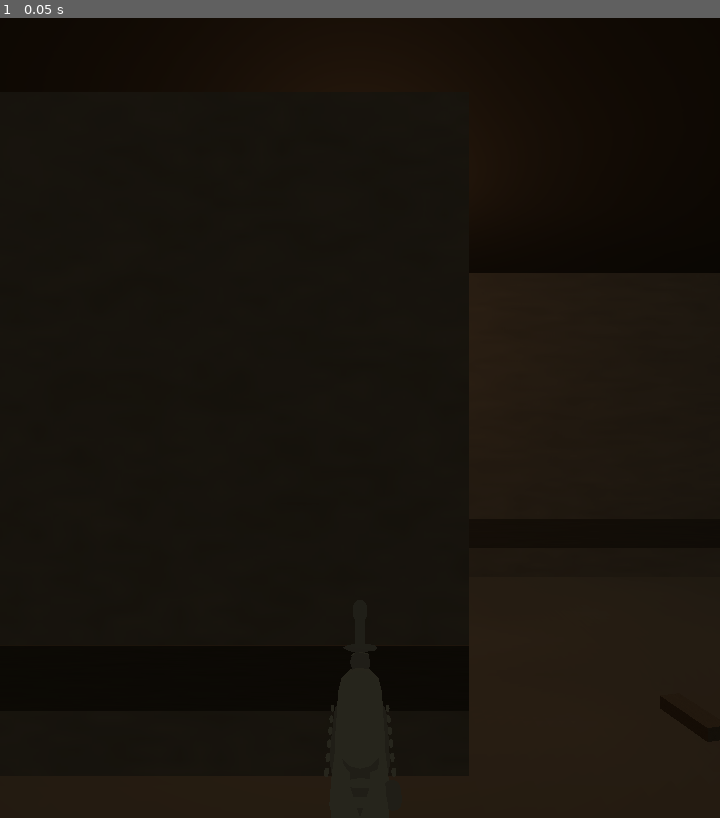
Above: before the commit, frame 1.
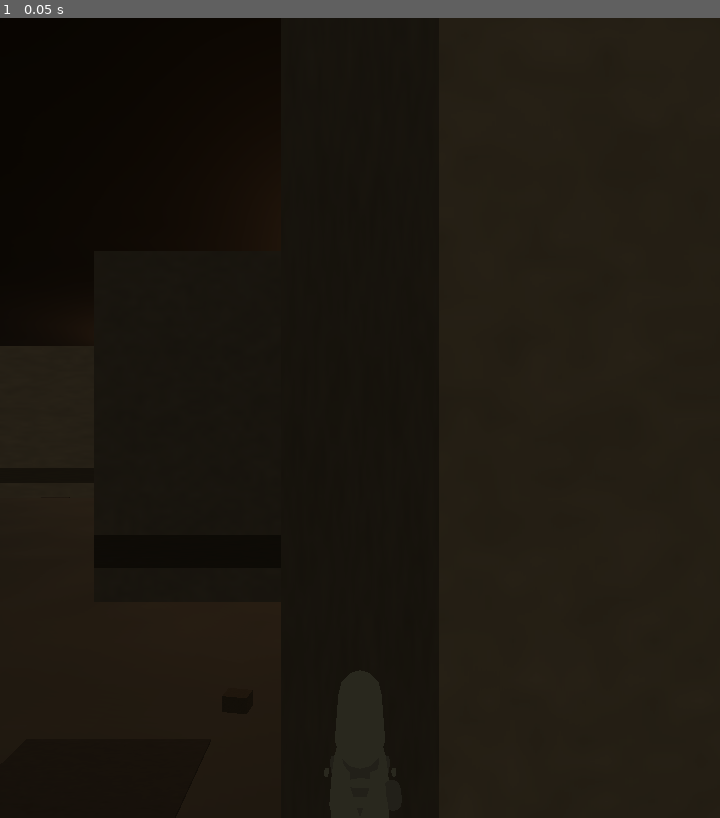
Above: after the commit, the same moment.

Repository: goldenroar1804-dev/Iron-veil
Game: Godot game, scene res://scenes/main.tscn
Two runs of this game, one before a commit and one after it. Both use one fixed random seed, a clock stepped at 60 frames per second and the inputs below.
Inputs:
- Up to frame 1 (0.05 s): no input

The runs differ from the first frame. In frame 1, 1.0% of the frame differs, in the area x 18-100%, y 11-87%.

Commit message:
Shrink Paint Thinner CQB map

Diff:
--- a/scripts/paint_thinner_map.gd
+++ b/scripts/paint_thinner_map.gd
@@ -6,13 +6,19 @@
 const T := 0.22
 var game_detail_texture: Texture2D
 
+const MAP_HORIZONTAL_SCALE := 0.68
+
 func build_map(game: Node3D) -> void:
     game_detail_texture = game.get("detail_texture") as Texture2D
-    _environment(game)
-    _shell(game)
-    _partitions(game)
-    _dressing(game)
-    game.call("_spawn_tactical_enemies")
+    var map_root := Node3D.new()
+    map_root.name = "CompactPaintThinnerCQB"
+    map_root.scale = Vector3(MAP_HORIZONTAL_SCALE, 1.0, MAP_HORIZONTAL_SCALE)
+    game.add_child(map_root)
+    _environment(map_root)
+    _shell(map_root)
+    _partitions(map_root)
+    _dressing(map_root)
+    game.call("_spawn_tactical_enemies", MAP_HORIZONTAL_SCALE)
 
 func _material(c: Color) -> StandardMaterial3D:
     var m := StandardMaterial3D.new()
